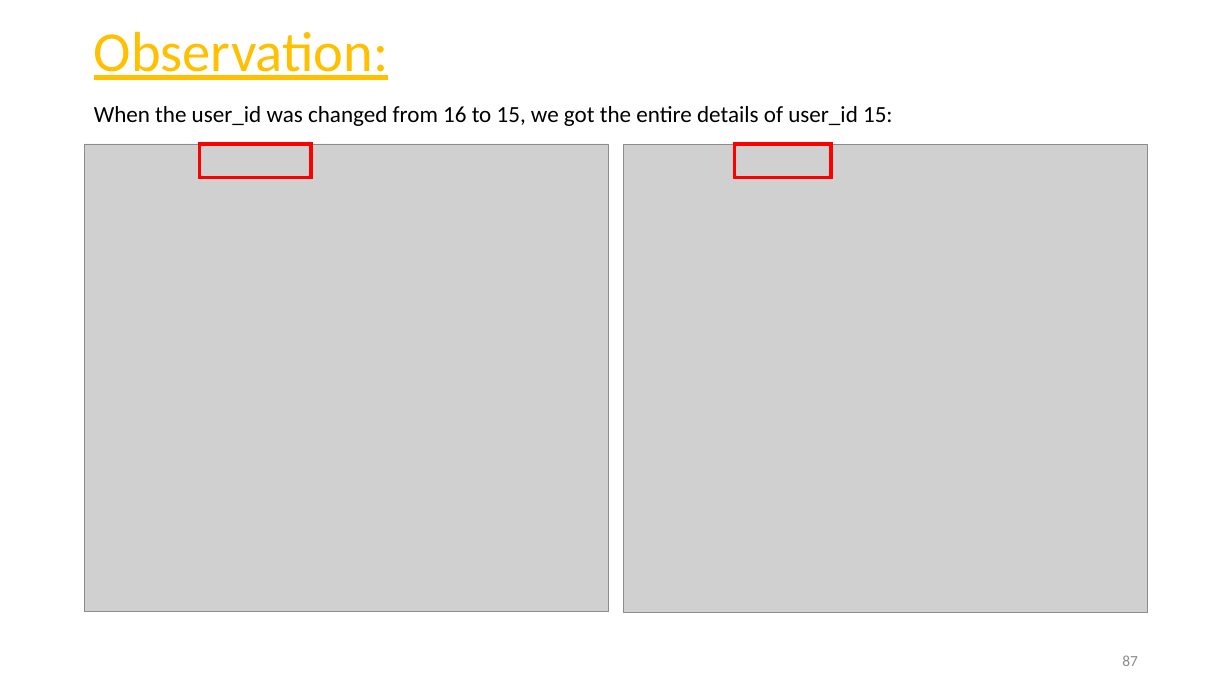
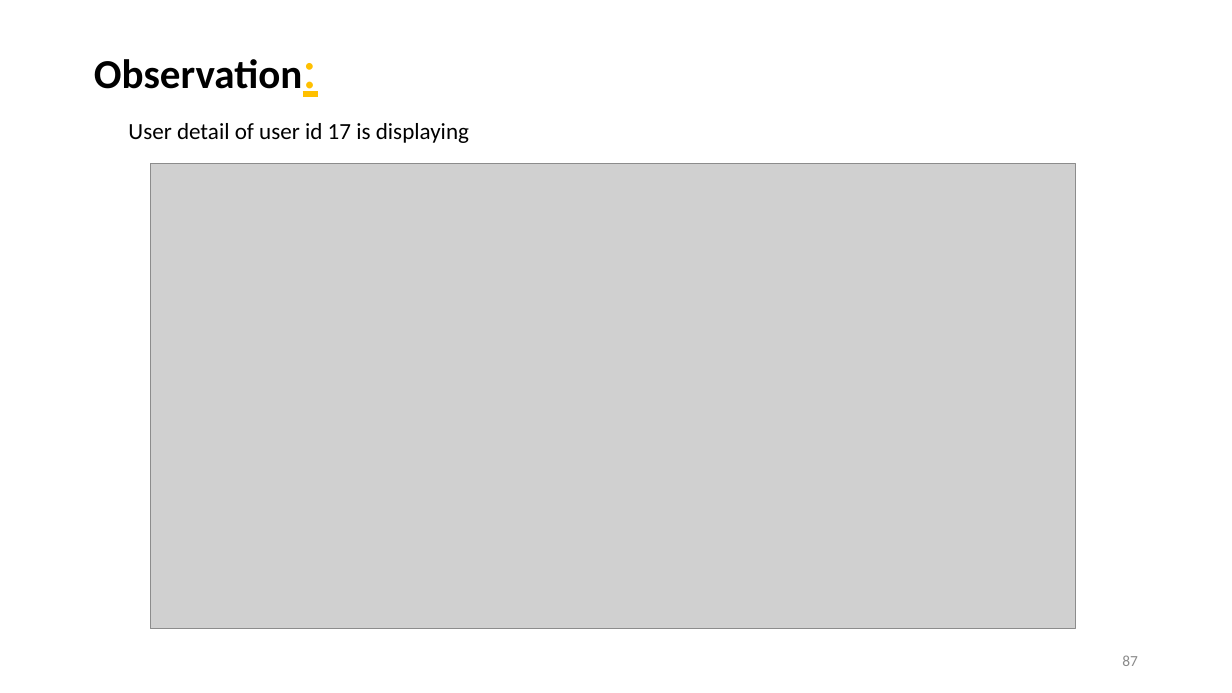
Before and after one commit to RocktimRajkumar/CEH-hack-a-thon, a slide deck: slide 87 of reports/Lifestyle Store/LifeStyle Store Application Reports.pptx. Drawn at 1232x693 pixels with LibreOffice and Linux fonts; fonts in the diff are those of the drawing; grey boxes stand for pictures. Boxes give left, top, right and bottom in pixels: in the first picture for what was removed or moved away, otherwise in the second. Text is boxed around its words. In the diff, an @@ line names an element or a change of style, - is before the commit and + after.

```diff
--- a/reports/Lifestyle Store/LifeStyle Store Application Reports.pptx
+++ b/reports/Lifestyle Store/LifeStyle Store Application Reports.pptx
@@ title "Observation:": place and size @@
-title "Observation:" at [94, 31, 388, 80]
+title "Observation:" at [94, 59, 303, 89]
@@ title "Observation:" at [94, 59, 303, 89]: size 44 to 32 pt, text colour #FFC000 to #000000, bold on, underline off @@
@@ text at [128, 123, 469, 143]: text changed @@
-When the user_id was changed from 16 to 15, we got the entire details of user_id 15:
+User detail of user id 17 is displaying
@@ rectangle removed at [200, 144, 311, 177] @@
@@ picture removed at [624, 144, 1148, 613] @@
@@ rectangle removed at [735, 144, 832, 177] @@
@@ picture: place and size @@
-picture at [85, 144, 609, 612]
+picture at [150, 164, 1075, 628]
```
Also in this commit, not shown: 3 other slides changed, 1 slide added, 2 slides removed.
